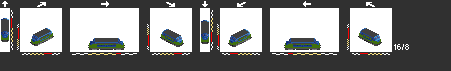
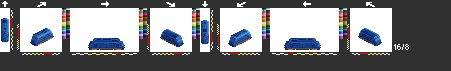
Two versions of the same layered image (451 x 71). Layer-by-layer changes:
hid "vltj1" over box(1, 19, 381, 50)
painted on "mx" over box(62, 8, 347, 39)
